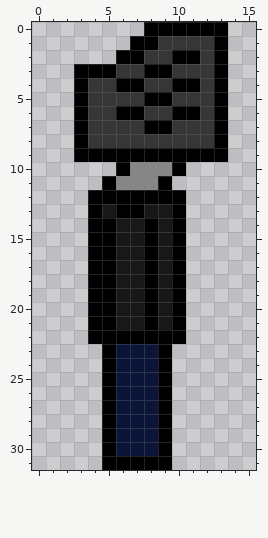
Pixel-art sprite, stored at android/assets/player2d.png. Above: the version before the commit.
The file is 16x32 pixels.
The result:
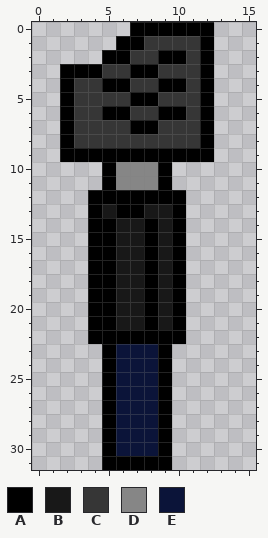
Palette (. is transparent): A #000000  B #181818  C #363636  D #868686  E #0b1439
Difference:
{"y":0,"x":7,"old":".","new":"A"}
{"y":0,"x":13,"old":"A","new":"."}
{"y":1,"x":6,"old":".","new":"A"}
{"y":1,"x":8,"old":"A","new":"C"}
{"y":1,"x":12,"old":"CA","new":"A."}
{"y":2,"x":5,"old":".","new":"A"}
{"y":2,"x":7,"old":"A","new":"C"}
{"y":2,"x":9,"old":"C","new":"A"}
{"y":2,"x":11,"old":"ACA","new":"CA."}
{"y":3,"x":2,"old":".","new":"A"}
{"y":3,"x":5,"old":"A","new":"C"}
{"y":3,"x":7,"old":"C","new":"A"}
{"y":3,"x":9,"old":"A","new":"C"}
{"y":3,"x":12,"old":"CA","new":"A."}
{"y":4,"x":2,"old":".A","new":"AC"}
{"y":4,"x":5,"old":"C","new":"A"}
{"y":4,"x":7,"old":"A","new":"C"}
{"y":4,"x":9,"old":"C","new":"A"}
{"y":4,"x":11,"old":"ACA","new":"CA."}
{"y":5,"x":2,"old":".A","new":"AC"}
{"y":5,"x":7,"old":"C","new":"A"}
{"y":5,"x":9,"old":"A","new":"C"}
{"y":5,"x":12,"old":"CA","new":"A."}
{"y":6,"x":2,"old":".A","new":"AC"}
{"y":6,"x":5,"old":"C","new":"A"}
{"y":6,"x":7,"old":"A","new":"C"}
{"y":6,"x":9,"old":"C","new":"A"}
{"y":6,"x":11,"old":"ACA","new":"CA."}
{"y":7,"x":2,"old":".A","new":"AC"}
{"y":7,"x":7,"old":"C","new":"A"}
{"y":7,"x":9,"old":"A","new":"C"}
{"y":7,"x":12,"old":"CA","new":"A."}
{"y":8,"x":2,"old":".A","new":"AC"}
{"y":8,"x":12,"old":"CA","new":"A."}
{"y":9,"x":2,"old":".","new":"A"}
{"y":9,"x":13,"old":"A","new":"."}
{"y":10,"x":5,"old":".A","new":"AD"}
{"y":10,"x":9,"old":"DA","new":"A."}
{"label":"changed","picture_box":[60,22,228,176]}
